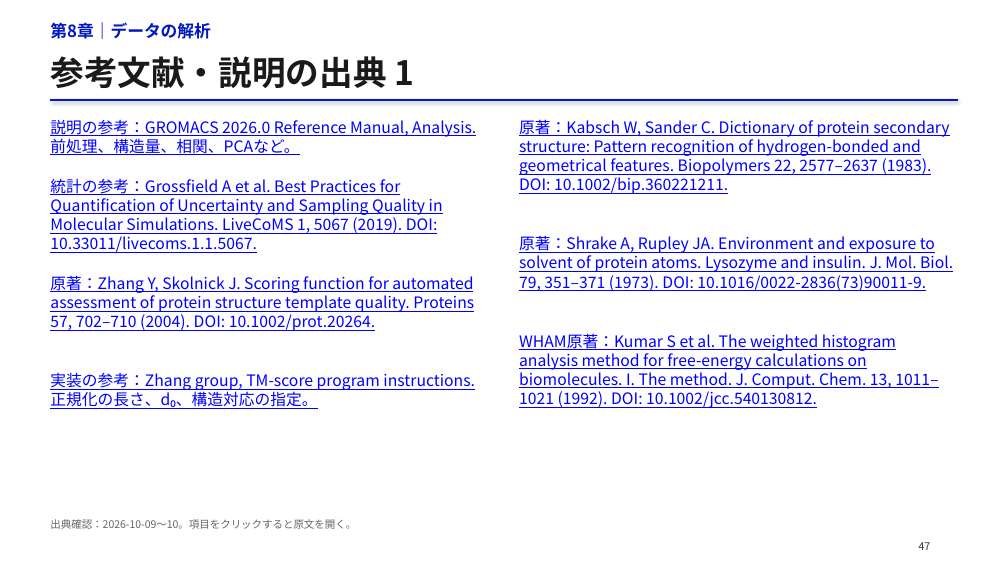
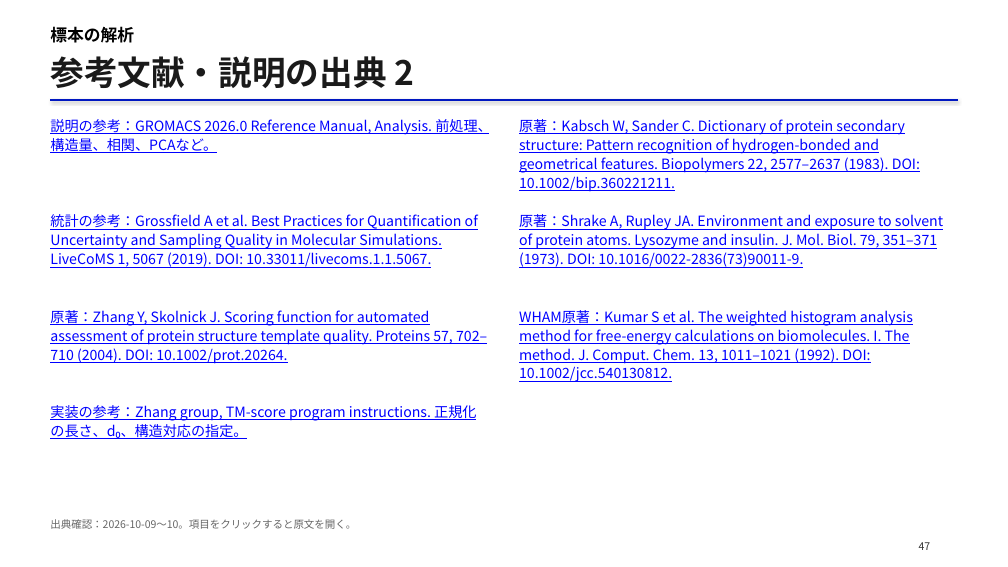
Before and after one commit to matsunagalab/lecture_bioinfo, a slide deck: slide 47 of 10_構造の分布を計算する/10_構造の分布を計算する.pptx. Drawn at 1008x567 pixels with LibreOffice and Linux fonts; fonts in the diff are those of the drawing. Boxes give left, top, right and bottom in pixels: in the first picture for what was removed or moved away, otherwise in the second. Text is boxed around its words. In the diff, an @@ line names an element or a change of style, - is before the commit and + after.

Commit message:
第10回の標本化の説明と数式レイアウトを改善

```diff
--- a/10_構造の分布を計算する/10_構造の分布を計算する.pptx
+++ b/10_構造の分布を計算する/10_構造の分布を計算する.pptx
@@ text at (50, 26, 134, 43): text changed; text colour #0017C1 to #000000 @@
-第8章｜データの解析
+標本の解析
@@ text at (50, 56, 414, 88): text changed @@
-参考文献・説明の出典 1
+参考文献・説明の出典 2
@@ text "統計の参考：Grossfield A et al. Best ...": place and size @@
-text "統計の参考：Grossfield A et al. Best ..." at (50, 178, 443, 253)
+text "統計の参考：Grossfield A et al. Best ..." at (50, 214, 478, 268)
@@ text "原著：Shrake A, Rupley JA. Environment ...": place and size @@
-text "原著：Shrake A, Rupley JA. Environment ..." at (519, 235, 953, 291)
+text "原著：Shrake A, Rupley JA. Environment ..." at (519, 214, 943, 268)
@@ text "原著：Zhang Y, Skolnick J. Scoring ...": place and size @@
-text "原著：Zhang Y, Skolnick J. Scoring ..." at (50, 275, 474, 331)
+text "原著：Zhang Y, Skolnick J. Scoring ..." at (50, 310, 487, 364)
@@ text "WHAM原著：Kumar S et al. The ...": place and size @@
-text "WHAM原著：Kumar S et al. The ..." at (519, 333, 938, 408)
+text "WHAM原著：Kumar S et al. The ..." at (519, 310, 913, 382)
@@ size 15 to 13.5 pt; line spacing 18.3pt to 18pt in 7 elements at (519, 119, 920, 192), (50, 119, 491, 153), (519, 214, 943, 268), (519, 310, 913, 382), (50, 310, 487, 364), (50, 214, 478, 268), (50, 405, 476, 439) @@
@@ text "実装の参考：Zhang group, TM-score program instructions. ...": place and size @@
-text "実装の参考：Zhang group, TM-score program instructions. ..." at (50, 372, 475, 409)
+text "実装の参考：Zhang group, TM-score program instructions. ..." at (50, 405, 476, 439)
```
Also in this commit, not shown: 26 other slides changed, 1 slide added, 1 slide removed, 2 other files.
